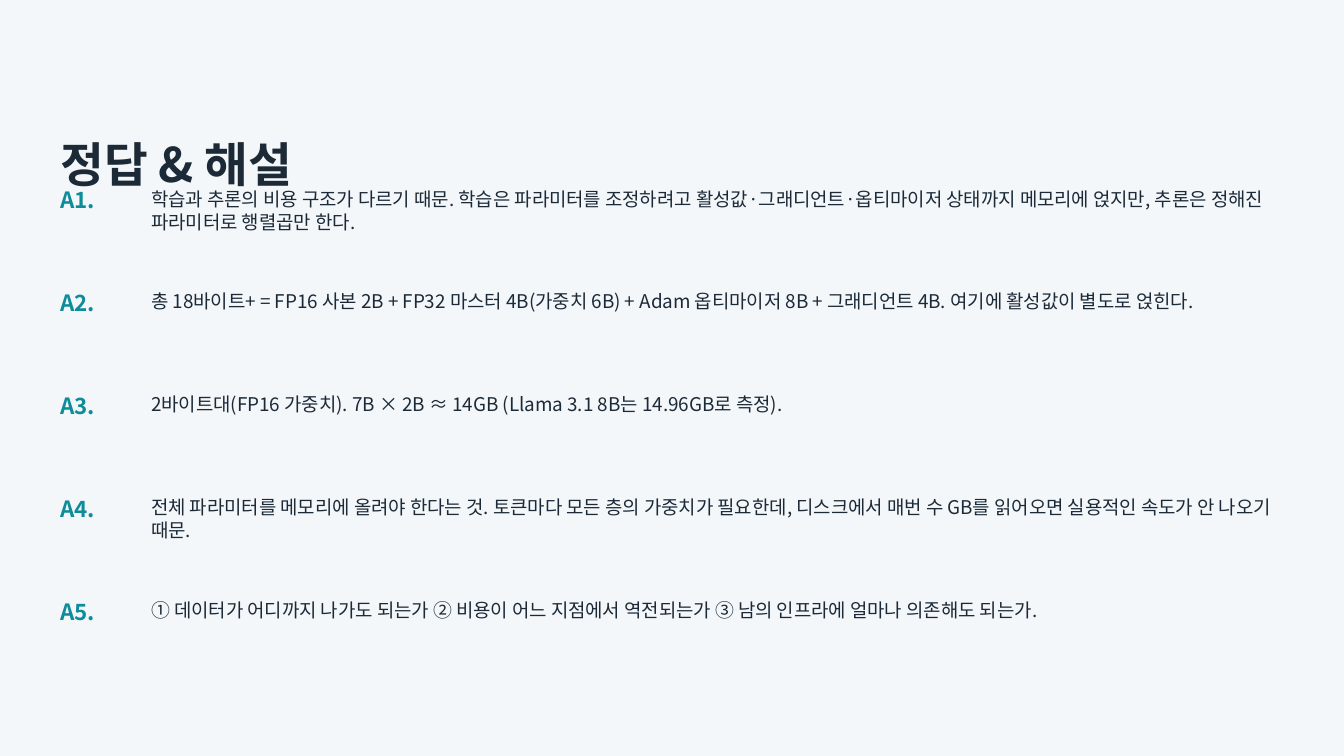
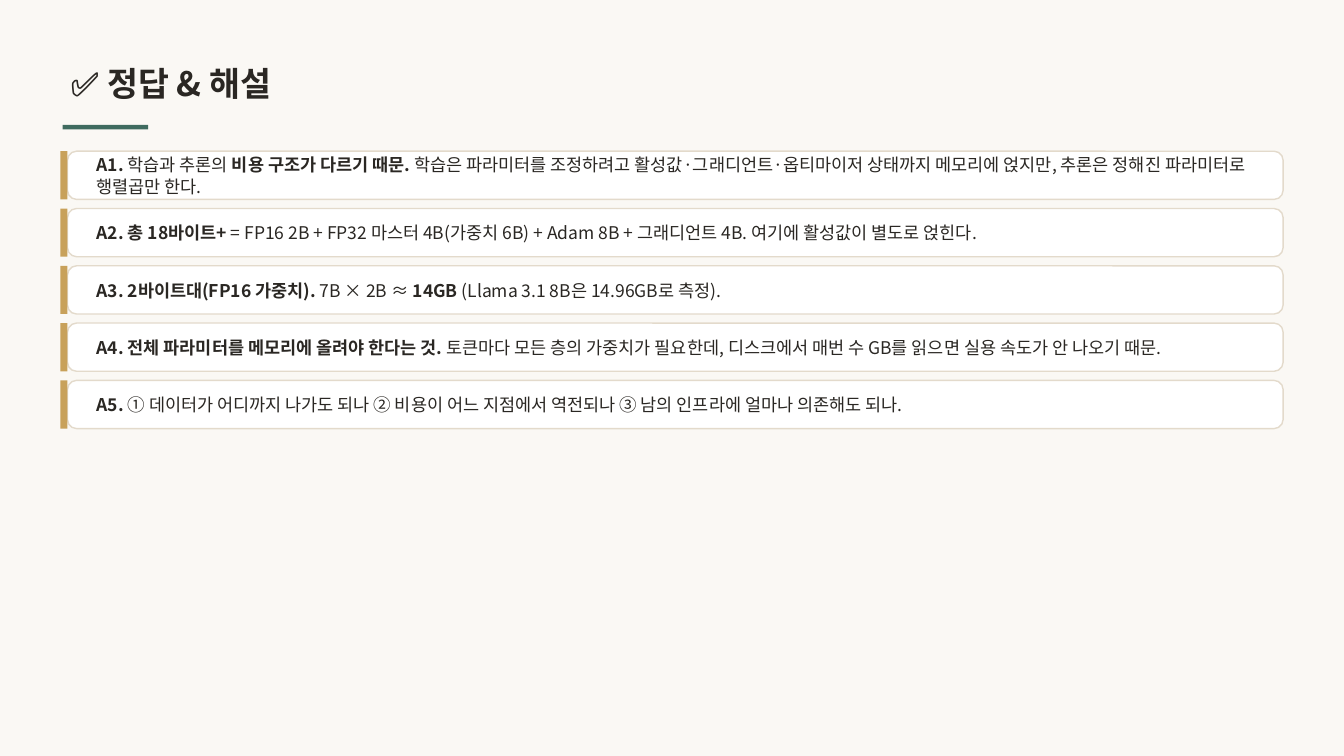
Before and after one commit to inseoklee-ai/study-room, a slide deck: slide 19 of LLM_로컬실행_학습정리.pptx (slide 9 before the commit). Drawn at 1344x756 pixels with LibreOffice and Linux fonts; fonts in the diff are those of the drawing. Boxes give left, top, right and bottom in pixels: in the first picture for what was removed or moved away, otherwise in the second. Text is boxed around its words. In the diff, an @@ line names an element or a change of style, - is before the commit and + after.

```diff
--- a/LLM_로컬실행_학습정리.pptx
+++ b/LLM_로컬실행_학습정리.pptx
@@ background #F4F7FA to #FAF8F4 @@
@@ text at (107, 68, 271, 99): text changed; size 34 to 24 pt; text colour #1C2A38 to #2A2723 @@
-정답 & 해설
+✅ 정답 & 해설
@@ rectangle added at (63, 125, 148, 129), fill #3F6B5F @@
@@ rectangle added at (60, 151, 68, 200), fill #C8A15A @@
@@ rounded rectangle added at (68, 151, 1284, 200), fill #FFFFFF, outline #E3DACB 1 pt @@
@@ text at (97, 156, 1245, 195): text changed; size 13.5 to 12.5 pt; text colour #1C2A38 to #2A2723 @@
-학습과 추론의 비용 구조가 다르기 때문. 학습은 파라미터를 조정하려고 활성값·그래디언트·옵티마이저 상태까지 메모리에 얹지만, 추론은 정해진 파라미터로 행렬곱만 한다.
+A1. 학습과 추론의 비용 구조가 다르기 때문. 학습은 파라미터를 조정하려고 활성값·그래디언트·옵티마이저 상태까지 메모리에 얹지만, 추론은 정해진 파라미터로 행렬곱만 한다.
@@ text removed at (60, 186, 95, 209) @@
-A1.
@@ rectangle added at (60, 209, 68, 257), fill #C8A15A @@
@@ rounded rectangle added at (68, 209, 1284, 257), fill #FFFFFF, outline #E3DACB 1 pt @@
@@ text at (97, 224, 977, 243): text changed; size 13.5 to 12.5 pt; text colour #1C2A38 to #2A2723 @@
-총 18바이트+ = FP16 사본 2B + FP32 마스터 4B(가중치 6B) + Adam 옵티마이저 8B + 그래디언트 4B. 여기에 활성값이 별도로 얹힌다.
+A2. 총 18바이트+ = FP16 2B + FP32 마스터 4B(가중치 6B) + Adam 8B + 그래디언트 4B. 여기에 활성값이 별도로 얹힌다.
@@ rectangle added at (60, 266, 68, 315), fill #C8A15A @@
@@ rounded rectangle added at (68, 266, 1284, 315), fill #FFFFFF, outline #E3DACB 1 pt @@
@@ text removed at (60, 294, 95, 312) @@
-A2.
@@ text at (97, 282, 721, 301): text changed; size 13.5 to 12.5 pt; text colour #1C2A38 to #2A2723 @@
-2바이트대(FP16 가중치). 7B × 2B ≈ 14GB (Llama 3.1 8B는 14.96GB로 측정).
+A3. 2바이트대(FP16 가중치). 7B × 2B ≈ 14GB (Llama 3.1 8B은 14.96GB로 측정).
@@ rectangle added at (60, 324, 68, 372), fill #C8A15A @@
@@ rounded rectangle added at (68, 324, 1284, 372), fill #FFFFFF, outline #E3DACB 1 pt @@
@@ text at (97, 339, 1161, 357): text changed; size 13.5 to 12.5 pt; text colour #1C2A38 to #2A2723 @@
-전체 파라미터를 메모리에 올려야 한다는 것. 토큰마다 모든 층의 가중치가 필요한데, 디스크에서 매번 수 GB를 읽어오면 실용적인 속도가 안 나오기 때문.
+A4. 전체 파라미터를 메모리에 올려야 한다는 것. 토큰마다 모든 층의 가중치가 필요한데, 디스크에서 매번 수 GB를 읽으면 실용 속도가 안 나오기 때문.
@@ rectangle added at (60, 380, 68, 429), fill #C8A15A @@
@@ rounded rectangle added at (68, 380, 1284, 429), fill #FFFFFF, outline #E3DACB 1 pt @@
@@ vertical alignment top to middle in 5 elements at (97, 156, 1245, 195), (97, 224, 977, 243), (97, 282, 721, 301), (97, 339, 1161, 357), (97, 396, 902, 413) @@
@@ text removed at (60, 397, 95, 415) @@
-A3.
@@ text at (97, 396, 902, 413): text changed; size 13.5 to 12.5 pt; text colour #1C2A38 to #2A2723 @@
-① 데이터가 어디까지 나가도 되는가 ② 비용이 어느 지점에서 역전되는가 ③ 남의 인프라에 얼마나 의존해도 되는가.
+A5. ① 데이터가 어디까지 나가도 되나 ② 비용이 어느 지점에서 역전되나 ③ 남의 인프라에 얼마나 의존해도 되나.
@@ text removed at (60, 500, 95, 518) @@
-A4.
@@ text removed at (60, 603, 95, 621) @@
-A5.
```
Also in this commit, not shown: 6 other slides changed, 13 slides added, 2 slides removed, 19 other files.
